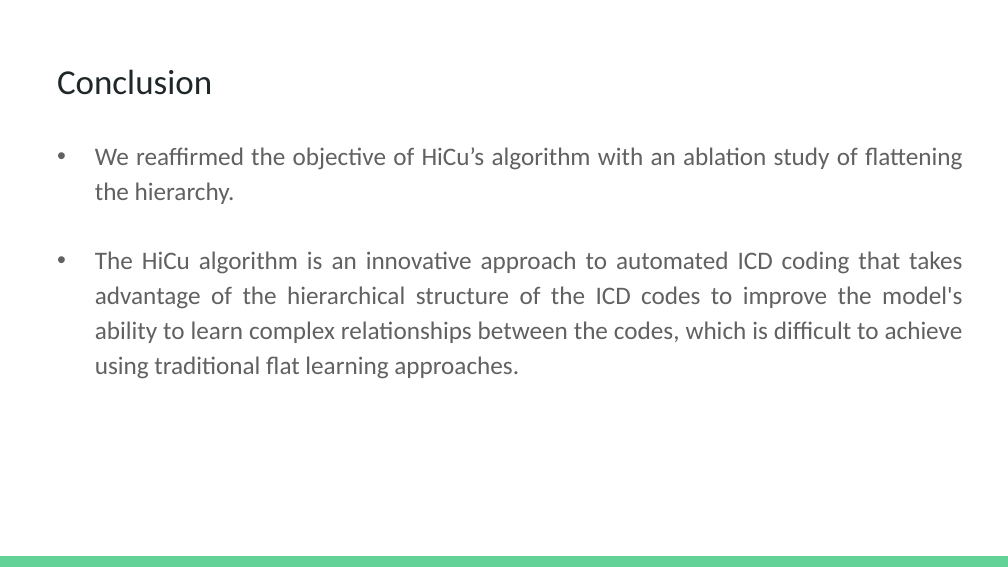
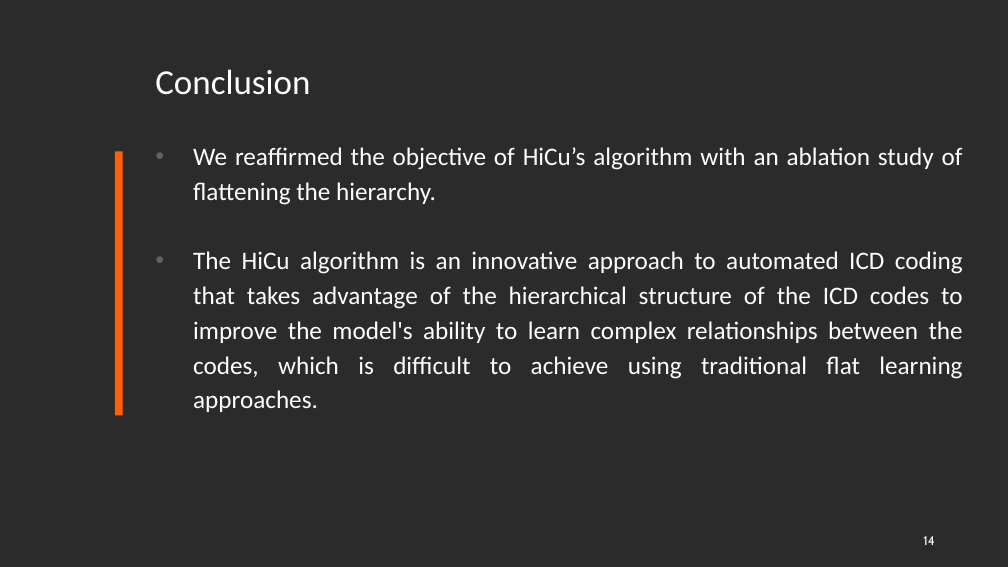
Before and after one commit to dbiswas0605/MCS-DS-CS598-DLH-HiCu, a slide deck: slide 14 of Presentation/CS598 DL4H Project Presentation.pptx. Drawn at 1008x567 pixels with LibreOffice and Linux fonts; fonts in the diff are those of the drawing; background and template pictures are left out; a plain dark background stands for a picture behind light text. Boxes give left, top, right and bottom in pixels: in the first picture for what was removed or moved away, otherwise in the second. Text is boxed around its words. In the diff, an @@ line names an element or a change of style, - is before the commit and + after.

```diff
--- a/Presentation/CS598 DL4H Project Presentation.pptx
+++ b/Presentation/CS598 DL4H Project Presentation.pptx
@@ background #FFFFFF to picture (left out) @@
@@ title "Conclusion": place and size @@
-title "Conclusion" at [57,69,212,95]
+title "Conclusion" at [155,69,310,95]
@@ title "Conclusion" at [155,69,310,95]: text colour #202729 to #FFFFFE @@
@@ text "We reaffirmed the objective of ...": place and size @@
-text "We reaffirmed the objective of ..." at [95,147,963,379]
+text "We reaffirmed the objective of ..." at [193,147,963,412]
@@ text "We reaffirmed the objective of ..." at [193,147,963,412]: text colour #616161 to #FCFFFF @@
@@ rectangle added at [115,151,123,415], fill #FF5F05 @@
@@ page number added at [923,536,935,545], 9 pt, text #FFFFFF @@
+14
@@ rectangle removed at [0,556,1008,567] @@
```
Also in this commit, not shown: 13 other slides changed, 1 slide added, 1 other file.
